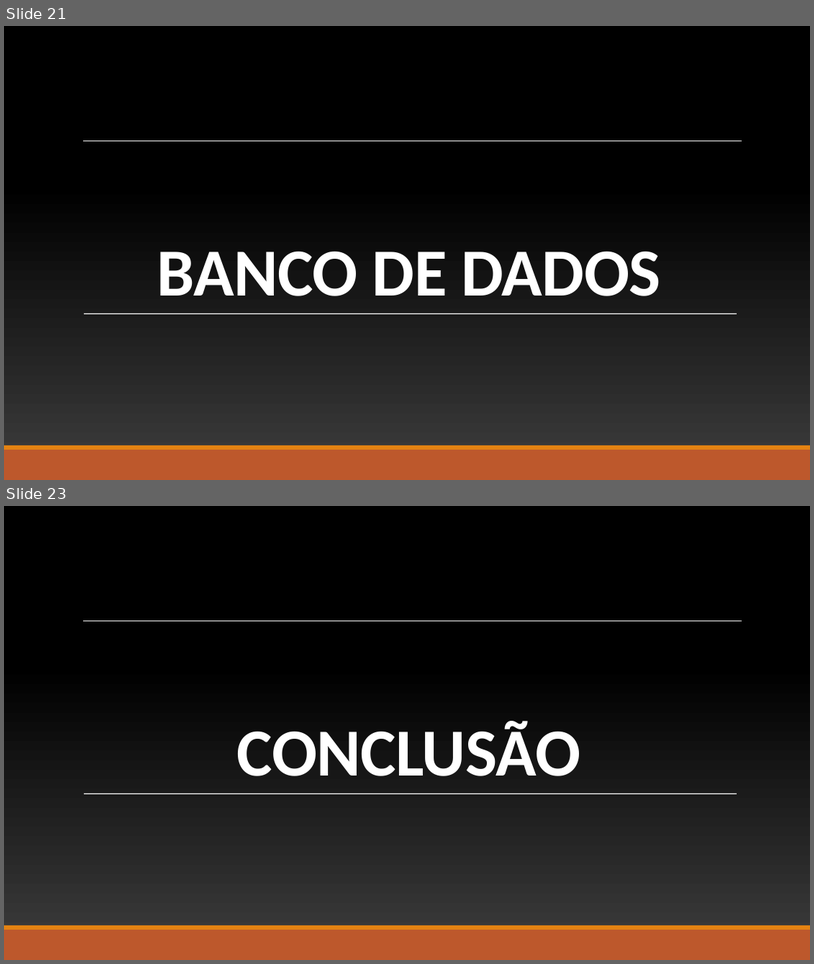
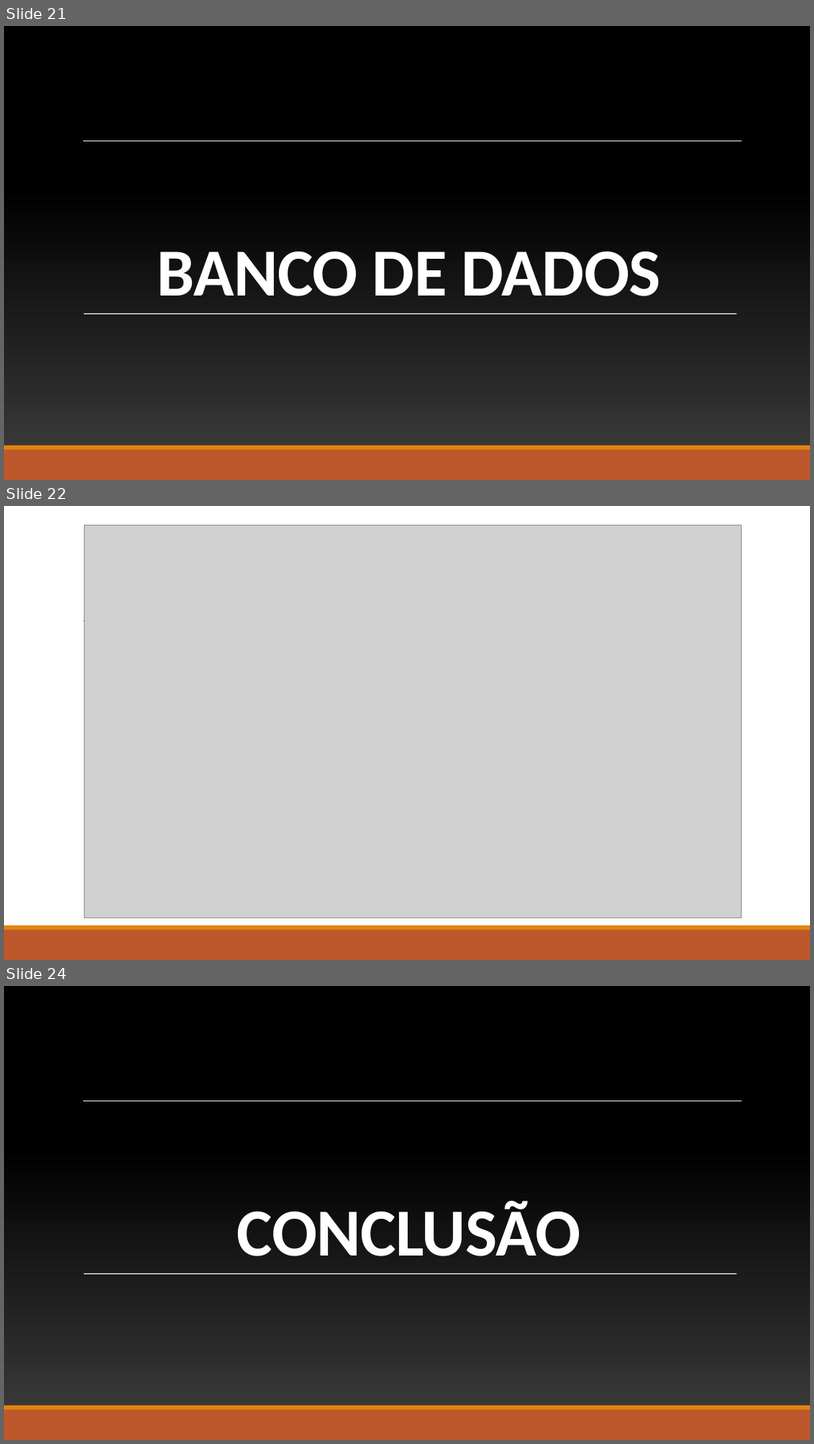
Before and after one commit to BandTec/grupo-05-adsa-20201, a slide deck: Apresentação Sprint 1.pptx. Shown one above the other, each under a label of ours: slides 21 and 23 before the commit, slides 21, 22 and 24 after it; the slides between them are not shown. The pictures are 814x964 and 814x1444 pixels, drawn with LibreOffice and Linux fonts; fonts in the diff are those of the drawing; grey boxes stand for pictures; background and template pictures are left out. Boxes give left, top, right and bottom in pixels: in the first picture for what was removed or moved away, otherwise in the second. Text is boxed around its words. In the diff, an @@ line names an element or a change of style, - is before the commit and + after.

```diff
--- a/Apresentação Sprint 1.pptx
+++ b/Apresentação Sprint 1.pptx
@@ slide 22 added at [4, 506, 810, 960], background #FFFFFF @@
@@ picture added at [84, 525, 742, 917] @@
@@ line added from (83, 621) to (743, 621), #808080 0.5 pt @@
@@ rectangle added at [4, 929, 810, 960], fill #BD582C @@
@@ rectangle added at [4, 925, 810, 929], fill #E48312 @@
@@ what was slide 23 is now slide 24 @@
```
Also in this commit, not shown: 12 slides changed.
